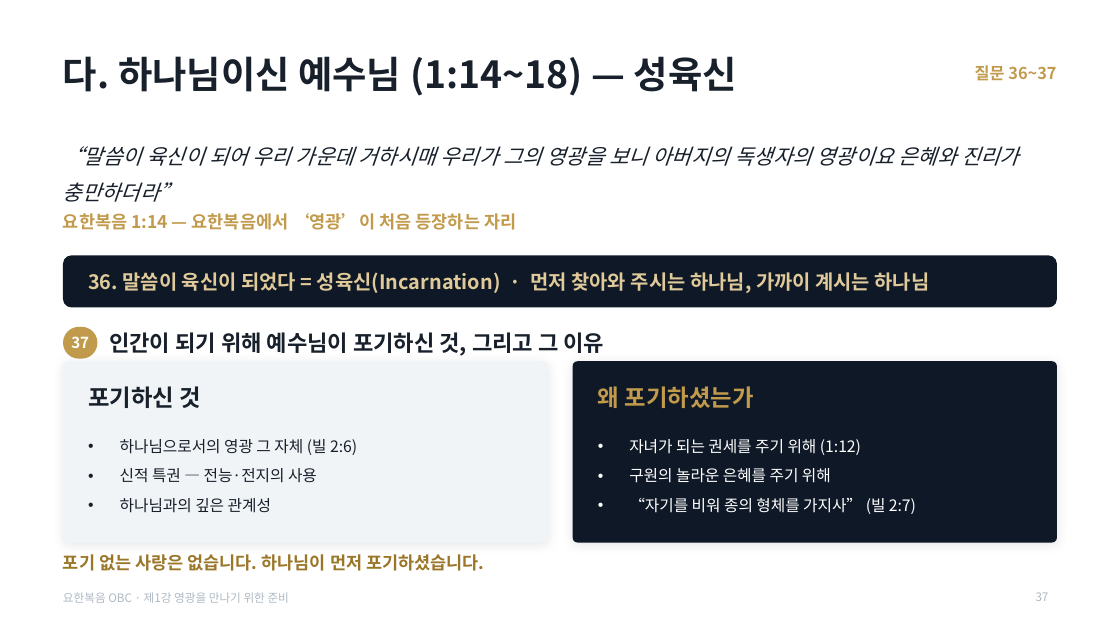
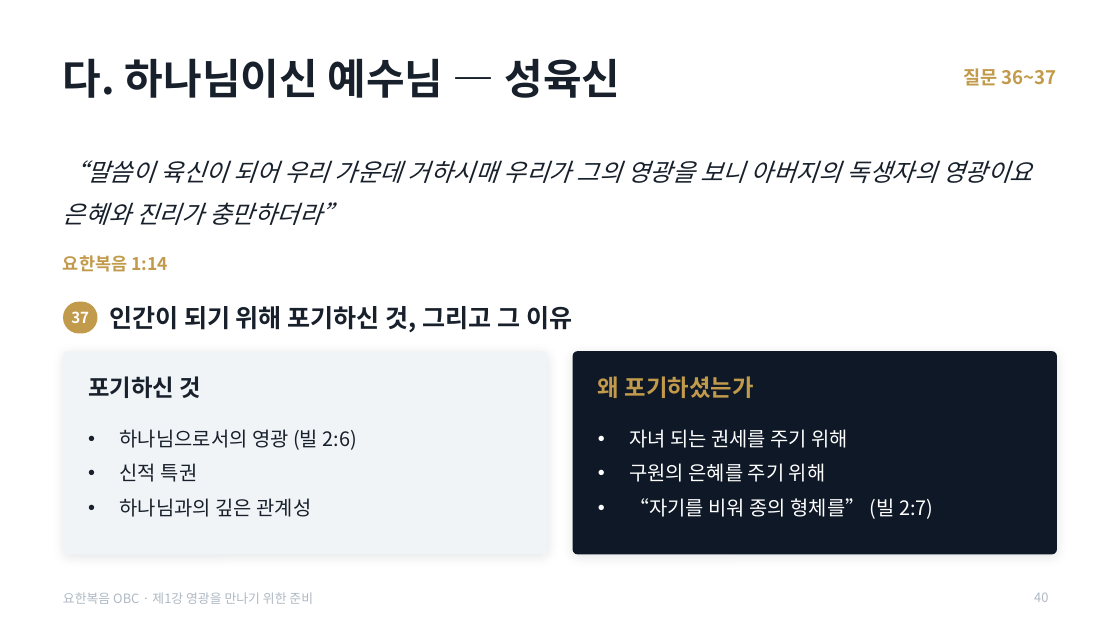
Before and after one commit to mio-modu/bible_GospelofJohn, a slide deck: slide 40 of dist/요한복음_1강_영광을_만나기_위한_준비.pptx (slide 37 before the commit). Drawn at 1120x630 pixels with LibreOffice and Linux fonts; fonts in the diff are those of the drawing. Boxes give left, top, right and bottom in pixels: in the first picture for what was removed or moved away, otherwise in the second. Text is boxed around its words. In the diff, an @@ line names an element or a change of style, - is before the commit and + after.

```diff
--- a/dist/요한복음_1강_영광을_만나기_위한_준비.pptx
+++ b/dist/요한복음_1강_영광을_만나기_위한_준비.pptx
@@ title at [63,58,621,98]: text changed; size 32 to 36 pt @@
-다. 하나님이신 예수님 (1:14~18) — 성육신
+다. 하나님이신 예수님 — 성육신
@@ text "질문 36~37": place and size @@
-text "질문 36~37" at [975,65,1056,81]
+text "질문 36~37" at [963,68,1057,86]
@@ text "질문 36~37" at [963,68,1057,86]: size 14 to 16 pt @@
@@ text "“말씀이 육신이 되어 우리 가운데 ...": place and size @@
-text "“말씀이 육신이 되어 우리 가운데 ..." at [63,146,1019,202]
+text "“말씀이 육신이 되어 우리 가운데 ..." at [63,160,1032,225]
@@ text "“말씀이 육신이 되어 우리 가운데 ..." at [63,160,1032,225]: size 18 to 21 pt @@
@@ text at [63,255,168,272]: text changed @@
-요한복음 1:14 — 요한복음에서 ‘영광’이 처음 등장하는 자리
+요한복음 1:14
@@ rounded rectangle removed at [63,255,1057,308] @@
@@ text removed at [88,272,930,293] @@
-36. 말씀이 육신이 되었다 = 성육신(Incarnation) · 먼저 찾아와 주시는 하나님, 가까이 계시는 하나님
@@ text "37": place and size @@
-text "37" at [71,336,89,348]
+text "37" at [71,311,89,323]
@@ rounded rectangle: place and size @@
-rounded rectangle at [63,327,97,359]
+rounded rectangle at [63,302,97,334]
@@ text at [109,306,572,332]: text changed; size 19 to 21.5 pt @@
-인간이 되기 위해 예수님이 포기하신 것, 그리고 그 이유
+인간이 되기 위해 포기하신 것, 그리고 그 이유
@@ rounded rectangle: place and size @@
-rounded rectangle at [63,361,548,543]
+rounded rectangle at [63,351,548,555]
@@ rounded rectangle at [63,351,548,555]: proportions changed @@
@@ rounded rectangle at [573,351,1058,555]: proportions changed @@
@@ rounded rectangle: place and size @@
-rounded rectangle at [573,361,1058,543]
+rounded rectangle at [573,351,1058,555]
@@ text "포기하신 것": place and size @@
-text "포기하신 것" at [88,386,200,408]
+text "포기하신 것" at [88,376,200,398]
@@ text "왜 포기하셨는가": place and size @@
-text "왜 포기하셨는가" at [598,386,754,408]
+text "왜 포기하셨는가" at [598,376,754,398]
@@ text "하나님으로서의 영광 (빌 2:6)": place and size @@
-text "하나님으로서의 영광 (빌 2:6)" at [120,439,357,513]
+text "하나님으로서의 영광 (빌 2:6)" at [120,429,357,517]
@@ text at [120,429,357,482]: text changed; size 13.5 to 17 pt @@
-• 하나님으로서의 영광 그 자체 (빌 2:6)
-• 신적 특권 — 전능·전지의 사용
+• 하나님으로서의 영광 (빌 2:6)
+• 신적 특권
@@ text at [629,429,933,519]: text changed; size 13.5 to 17 pt @@
-• 자녀가 되는 권세를 주기 위해 (1:12)
-• 구원의 놀라운 은혜를 주기 위해
-• “자기를 비워 종의 형체를 가지사” (빌 2:7)
+• 자녀 되는 권세를 주기 위해
+• 구원의 은혜를 주기 위해
+• “자기를 비워 종의 형체를” (빌 2:7)
@@ text at [120,498,312,517]: size 13.5 to 17 pt in "하나님과의 깊은 관계성" @@
@@ text removed at [63,554,484,571] @@
-포기 없는 사랑은 없습니다. 하나님이 먼저 포기하셨습니다.
@@ text "요한복음 OBC · 제1강 영광을 ..." at [63,592,313,604]: size 10 to 11 pt @@
@@ page number at [1034,593,1048,602]: text changed; size 10 to 11 pt @@
-37
+40
```
Also in this commit, not shown: 43 other slides changed, 4 slides added, 8 other files.
